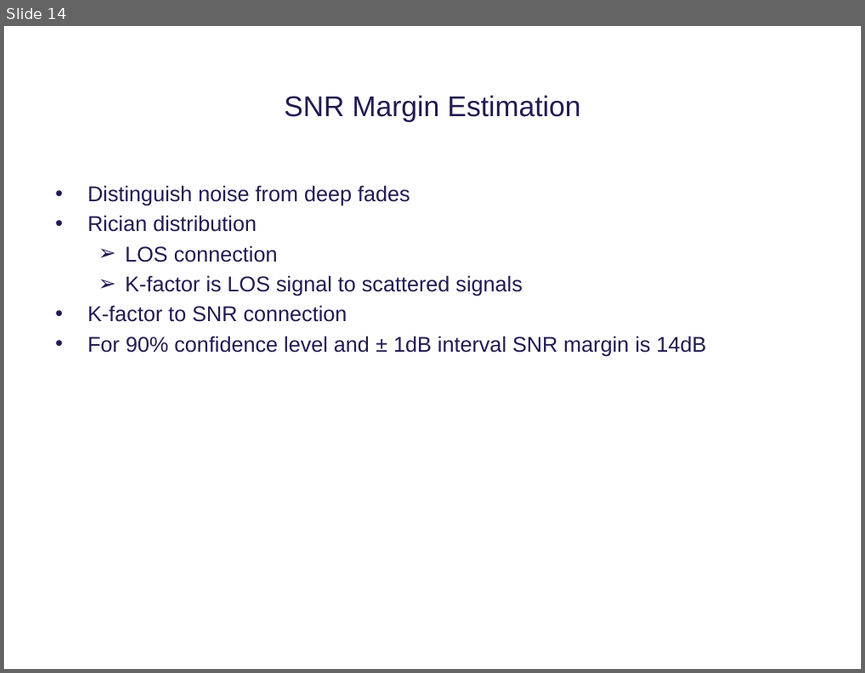
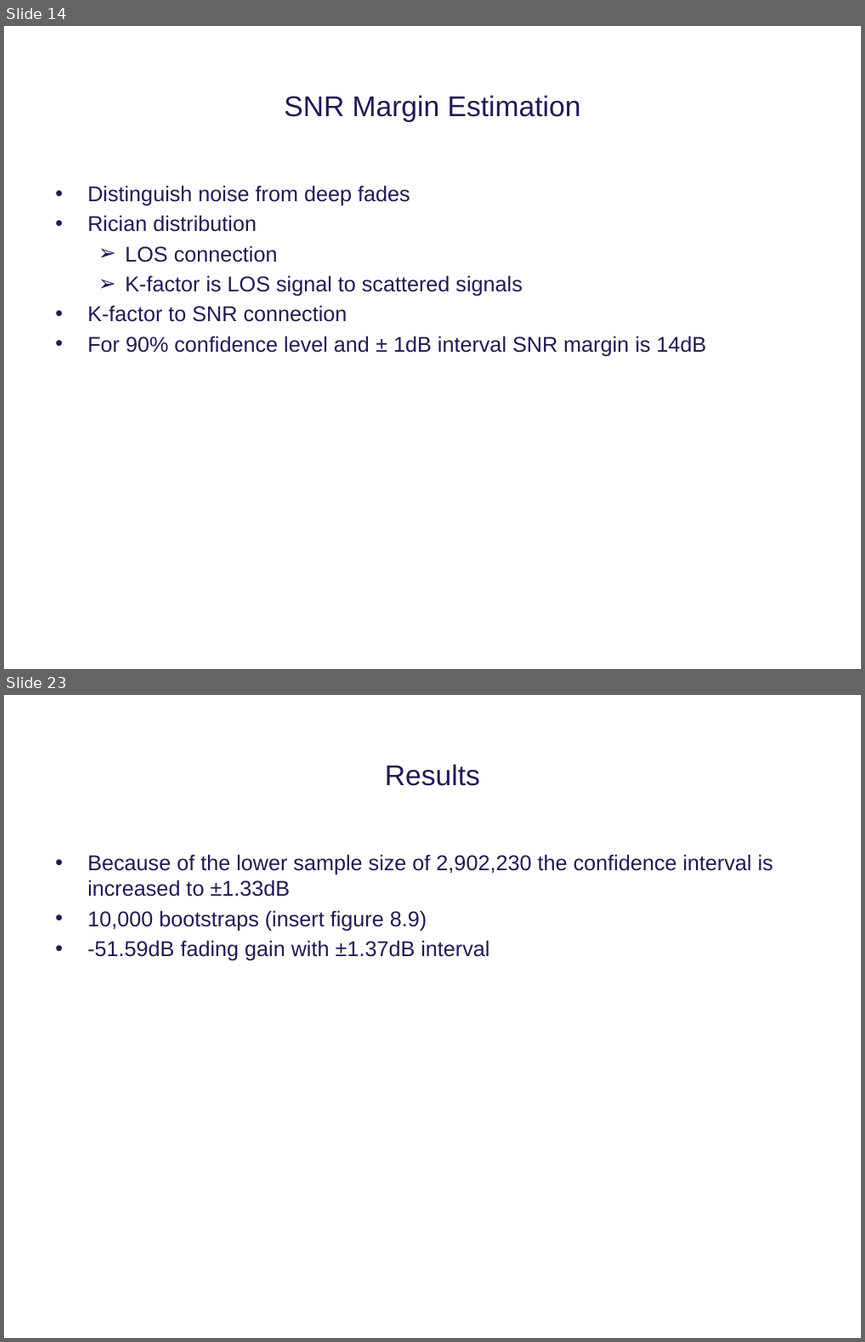
Before and after one commit to tkjj13/P8, a slide deck: ppt/premature ppt.pptx. Shown one above the other, each under a label of ours: slide 14 before the commit, slides 14 and 23 after it; the slides between them are not shown. The pictures are 865x673 and 865x1342 pixels, drawn with LibreOffice and Linux fonts; fonts in the diff are those of the drawing; background and template pictures are left out. Boxes give left, top, right and bottom in pixels: in the first picture for what was removed or moved away, otherwise in the second. Text is boxed around its words. In the diff, an @@ line names an element or a change of style, - is before the commit and + after.

```diff
--- a/ppt/premature ppt.pptx
+++ b/ppt/premature ppt.pptx
@@ slide 23 added at <box>4,695,861,1338</box>, background #FFFFFF @@
@@ title added at <box>385,764,480,786</box>, 24 pt, text #211A52 @@
+Results
@@ text added at <box>87,854,773,961</box>, 18 pt, text #211A52 @@
+• Because of the lower sample size of 2,902,230 the confidence interval is increased to ±1.33dB
+• 10,000 bootstraps (insert figure 8.9)
+• -51.59dB fading gain with ±1.37dB interval
```
Also in this commit, not shown: 2 slides changed, 10 other slides added.
